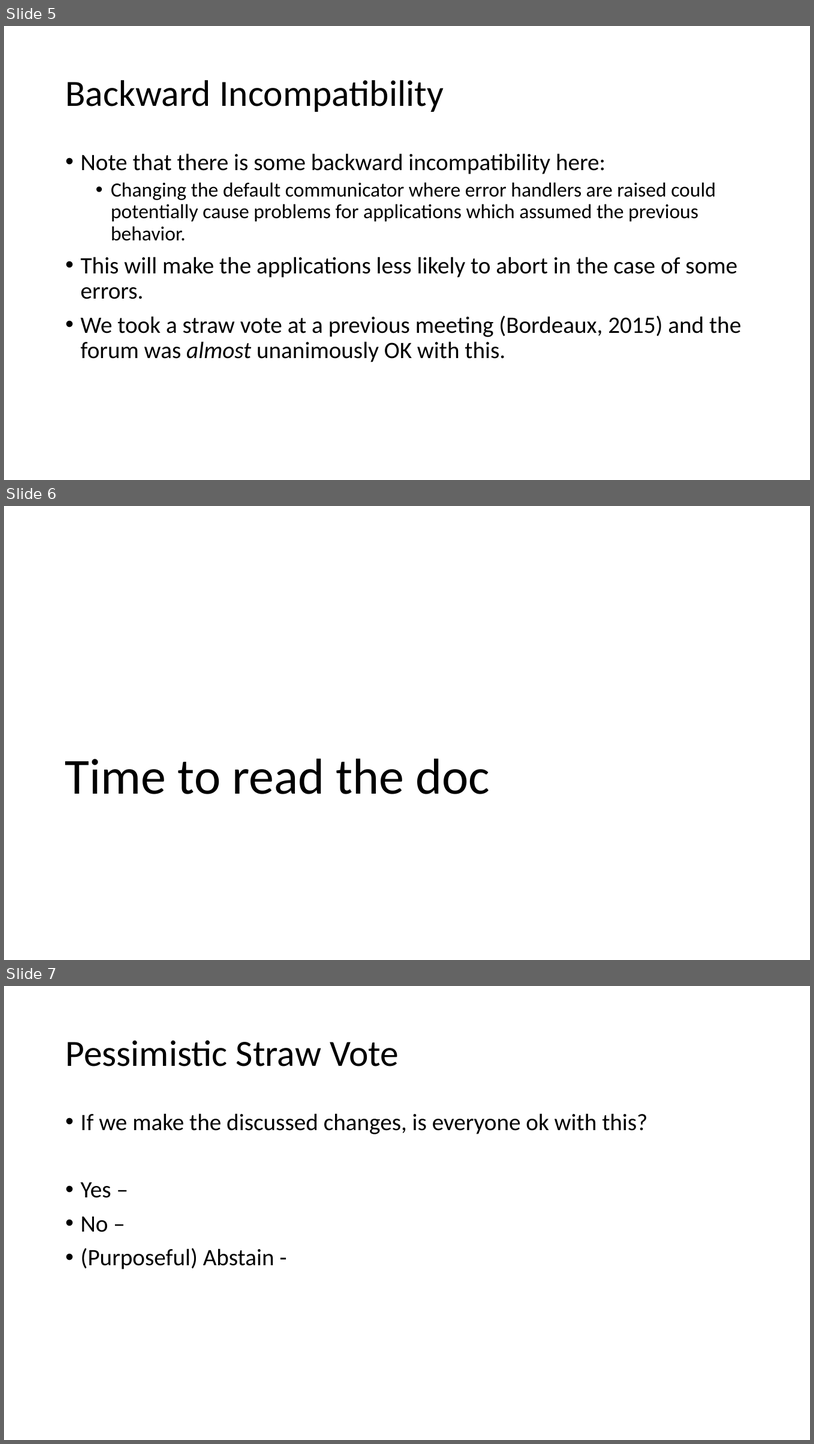
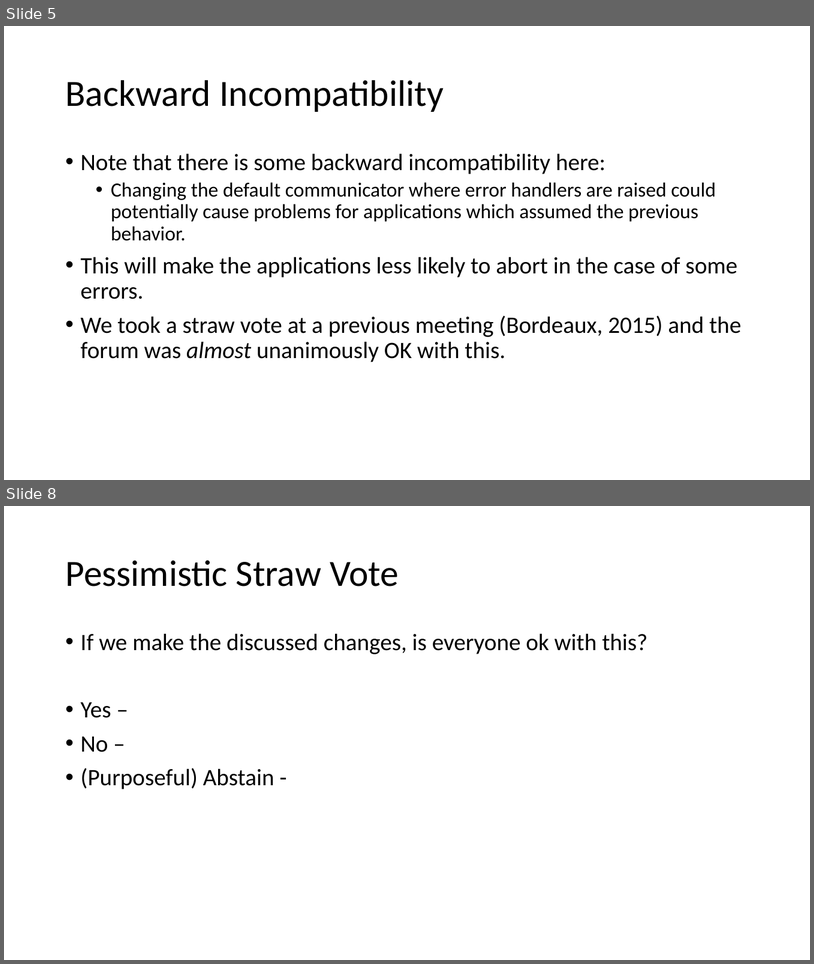
Before and after one commit to mpiwg-ft/ft-issues, a slide deck: slides/2017-12-05-Error-Handlers-Reading.pptx. Shown one above the other, each under a label of ours: slides 5, 6 and 7 before the commit, slides 5 and 8 after it; the slides between them are not shown. The pictures are 814x1444 and 814x964 pixels, drawn with LibreOffice and Linux fonts; fonts in the diff are those of the drawing. Boxes give left, top, right and bottom in pixels: in the first picture for what was removed or moved away, otherwise in the second. Text is boxed around its words. In the diff, an @@ line names an element or a change of style, - is before the commit and + after.

```diff
--- a/slides/2017-12-05-Error-Handlers-Reading.pptx
+++ b/slides/2017-12-05-Error-Handlers-Reading.pptx
@@ slide 6 removed at (4, 506, 810, 960), background #FFFFFF @@
@@ title removed at (65, 758, 491, 794) @@
-Time to read the doc
@@ what was slide 7 is now slide 8 @@
```
Also in this commit, not shown: 2 slides added, 1 other file.
